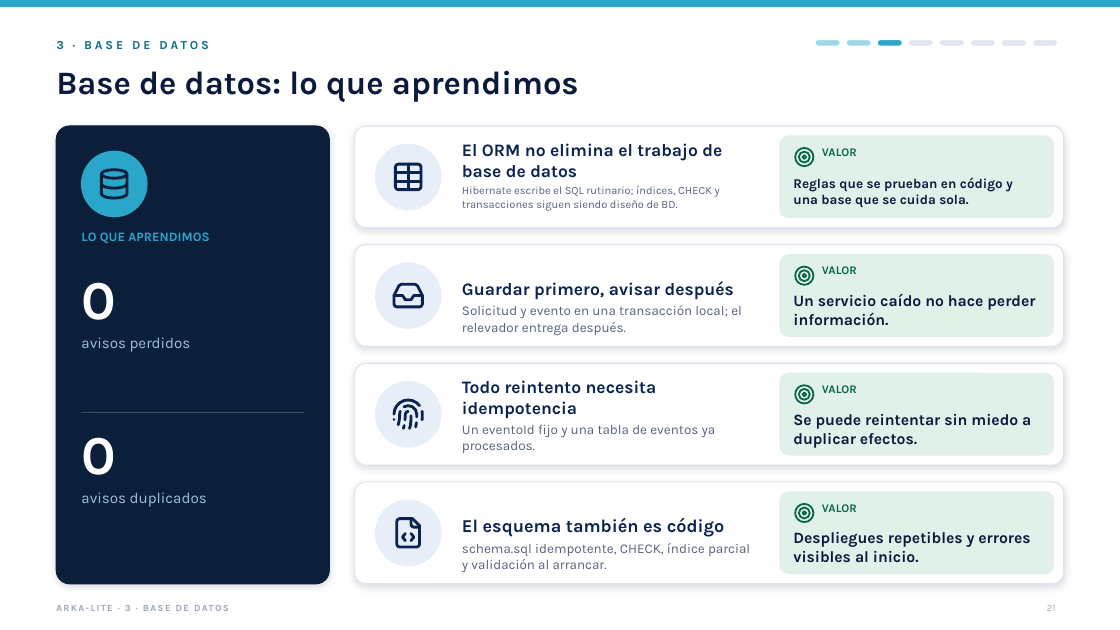
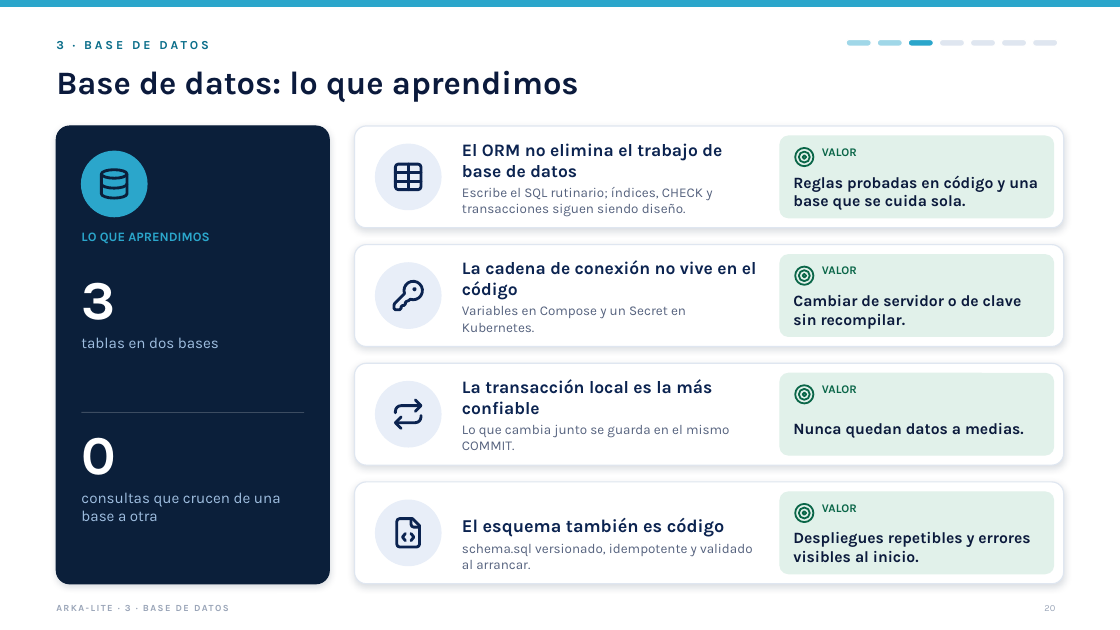
Before and after one commit to jfranceschi-dev/arka-lite, a slide deck: slide 20 of docs/presentation-data/pptx/ARKA-Lite-ejecutivo.pptx (slide 21 before the commit). Drawn at 1120x630 pixels with LibreOffice and Linux fonts; fonts in the diff are those of the drawing. Boxes give left, top, right and bottom in pixels: in the first picture for what was removed or moved away, otherwise in the second. Text is boxed around its words. In the diff, an @@ line names an element or a change of style, - is before the commit and + after.

```diff
--- a/docs/presentation-data/pptx/ARKA-Lite-ejecutivo.pptx
+++ b/docs/presentation-data/pptx/ARKA-Lite-ejecutivo.pptx
@@ rounded rectangle: place and size @@
-rounded rectangle at box(815, 39, 840, 46)
+rounded rectangle at box(877, 39, 902, 46)
@@ rounded rectangle: place and size @@
-rounded rectangle at box(877, 39, 902, 46)
+rounded rectangle at box(908, 39, 933, 46)
@@ rounded rectangle removed at box(908, 39, 933, 46) @@
@@ text at box(793, 176, 1038, 210): text changed; size 11.5 to 13.5 pt @@
-Reglas que se prueban en código y una base que se cuida sola.
+Reglas probadas en código y una base que se cuida sola.
@@ text at box(462, 187, 712, 217): text changed; size 9.5 to 11.5 pt @@
-Hibernate escribe el SQL rutinario; índices, CHECK y transacciones siguen siendo diseño de BD.
+Escribe el SQL rutinario; índices, CHECK y transacciones siguen siendo diseño.
@@ text at box(462, 260, 757, 300): text changed @@
-Guardar primero, avisar después
+La cadena de conexión no vive en el código
@@ text at box(81, 282, 115, 320): text changed @@
-0
+3
@@ freeform shape at box(392, 279, 426, 313): outline redrawn @@
@@ text at box(793, 295, 1022, 329): text changed @@
-Un servicio caído no hace perder información.
+Cambiar de servidor o de clave sin recompilar.
@@ text at box(462, 306, 686, 332): text changed @@
-Solicitud y evento en una transacción local; el relevador entrega después.
+Variables en Compose y un Secret en Kubernetes.
@@ text at box(81, 337, 219, 348): text changed @@
-avisos perdidos
+tablas en dos bases
@@ text at box(462, 379, 712, 415): text changed @@
-Todo reintento necesita idempotencia
+La transacción local es la más confiable
@@ freeform shape at box(392, 397, 426, 432): outline redrawn @@
@@ text at box(462, 425, 730, 450): text changed @@
-Un eventoId fijo y una tabla de eventos ya procesados.
+Lo que cambia junto se guarda en el mismo COMMIT.
@@ text at box(793, 423, 1024, 438): text changed @@
-Se puede reintentar sin miedo a duplicar efectos.
+Nunca quedan datos a medias.
@@ text at box(81, 492, 281, 521): text changed @@
-avisos duplicados
+consultas que crucen de una base a otra
@@ text at box(462, 544, 753, 569): text changed @@
-schema.sql idempotente, CHECK, índice parcial y validación al arrancar.
+schema.sql versionado, idempotente y validado al arrancar.
@@ page number at box(1044, 605, 1055, 611): text changed @@
-21
+20
```
Also in this commit, not shown: 22 other slides changed, 17 slides added, 16 slides removed, 43 other files.
